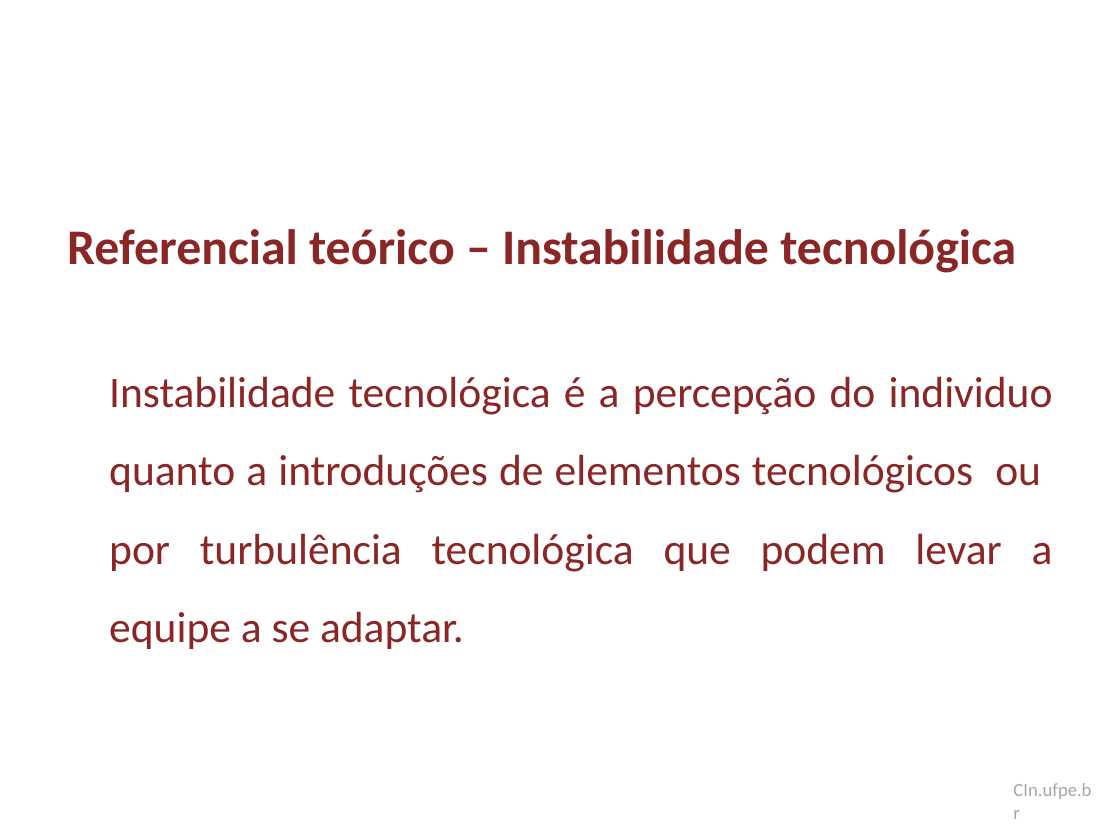
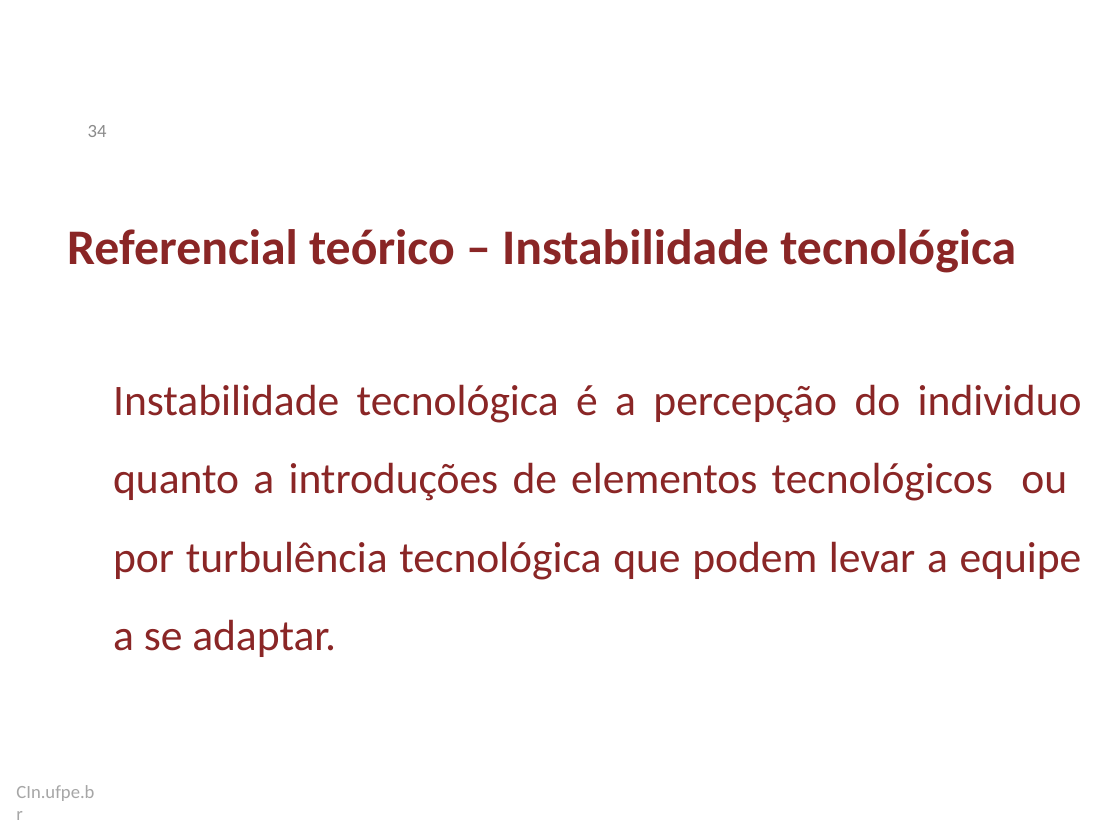
Before and after one commit to dan1lo/doutoradoR, a slide deck: slide 34 of apresentacao doutorado.pptx. Drawn at 1120x840 pixels with LibreOffice and Linux fonts; fonts in the diff are those of the drawing; background and template pictures are left out. Boxes give left, top, right and bottom in pixels: in the first picture for what was removed or moved away, otherwise in the second. Text is boxed around its words. In the diff, an @@ line names an element or a change of style, - is before the commit and + after.

```diff
--- a/apresentacao doutorado.pptx
+++ b/apresentacao doutorado.pptx
@@ page number added at (x1=88, y1=125, x2=107, y2=137), 12 pt, text #8C8C8C @@
+34
@@ text "Instabilidade tecnológica é a percepção ..." rewrapped from (x1=109, y1=376, x2=1053, y2=649) to (x1=113, y1=384, x2=1082, y2=657) @@
@@ text "CIn.ufpe.br" moved from (x1=1013, y1=783, x2=1091, y2=799) to (x1=16, y1=785, x2=94, y2=801) @@
```
Also in this commit, not shown: 98 other slides changed, 3 slides added, 4 slides removed, 1 other file.
